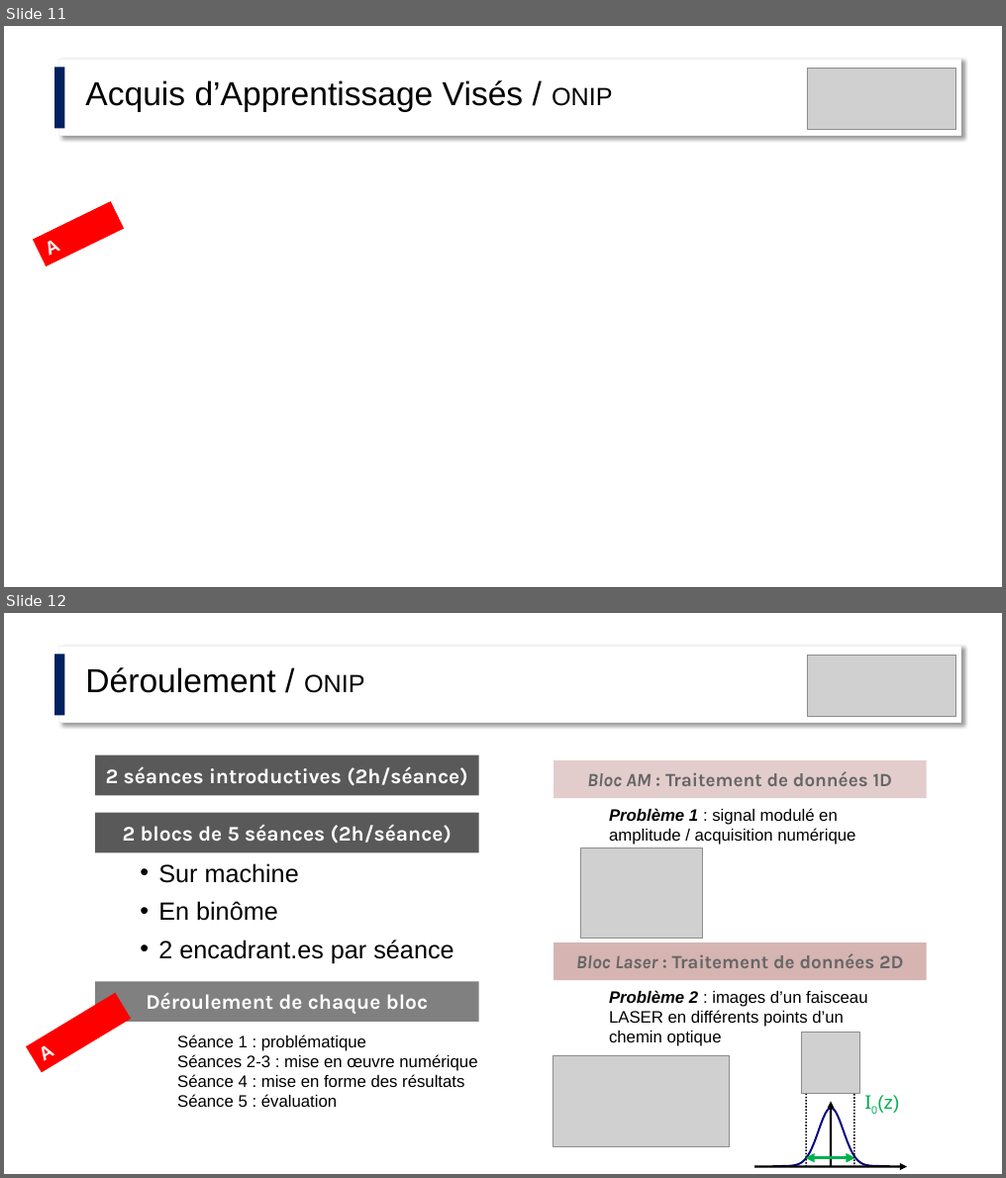
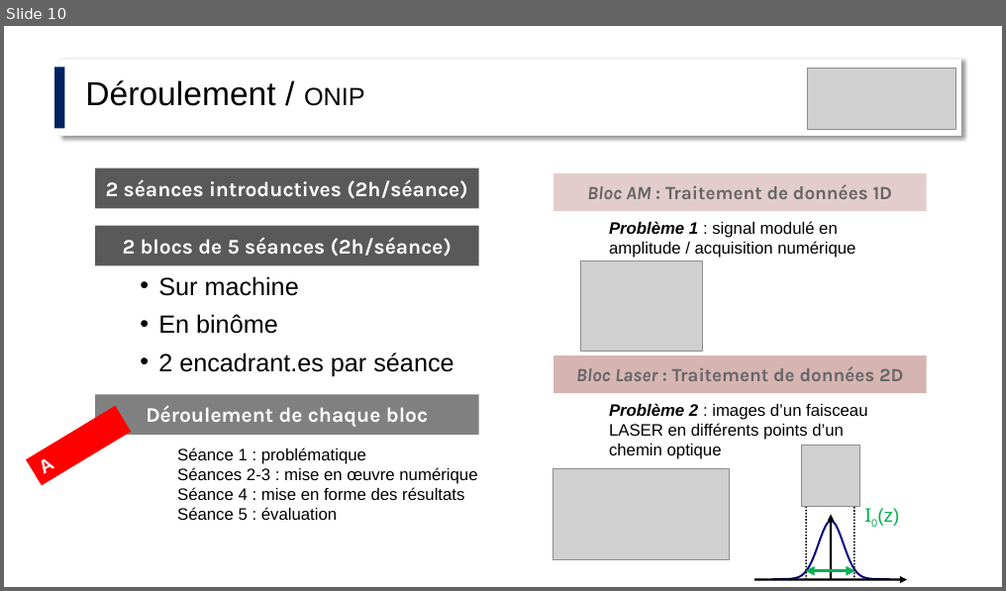
Before and after one commit to jvillemejane/jvillemejane, a slide deck: Presentations/2024_COPERF_Informatique.pptx. Shown one above the other, each under a label of ours: slides 11 and 12 before the commit, slide 10 after it. The pictures are 1006x1178 and 1006x591 pixels, drawn with LibreOffice and Linux fonts; fonts in the diff are those of the drawing; grey boxes stand for pictures. Boxes give left, top, right and bottom in pixels: in the first picture for what was removed or moved away, otherwise in the second. Text is boxed around its words. In the diff, an @@ line names an element or a change of style, - is before the commit and + after.

```diff
--- a/Presentations/2024_COPERF_Informatique.pptx
+++ b/Presentations/2024_COPERF_Informatique.pptx
@@ slide 11 removed at box(4, 26, 1002, 587), background #FFFFFF @@
@@ rectangle removed at box(54, 68, 65, 129) @@
@@ rectangle removed at box(59, 59, 961, 136) @@
@@ text removed at box(85, 80, 613, 112) @@
-Acquis d’Apprentissage Visés / ONIP
@@ picture removed at box(807, 68, 957, 129) @@
@@ rectangle removed at box(33, 201, 124, 267) @@
-A FAIRE
@@ what was slide 12 is now slide 10 @@
```
Also in this commit, not shown: 5 slides changed, 6 slides added, 10 other slides removed.
